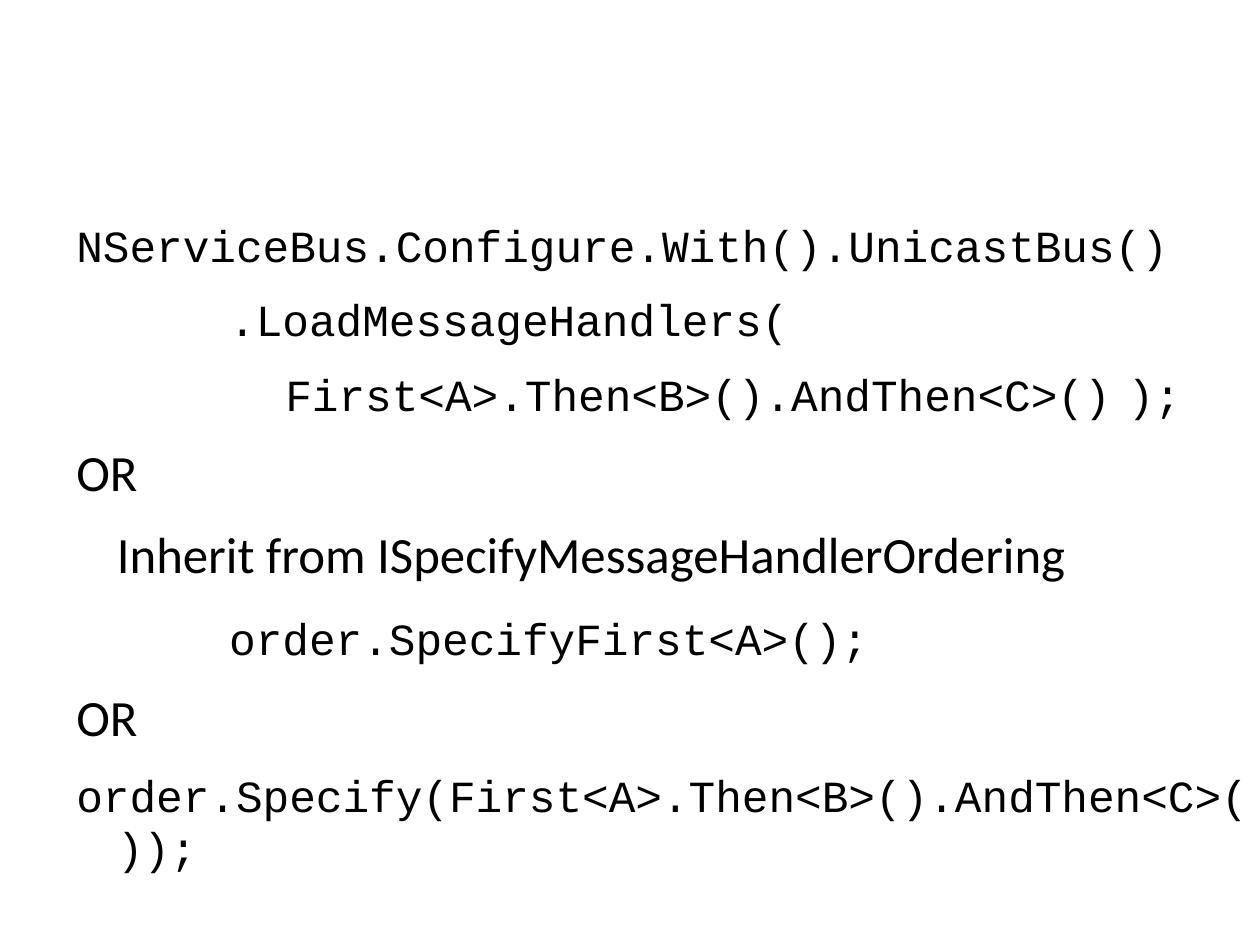
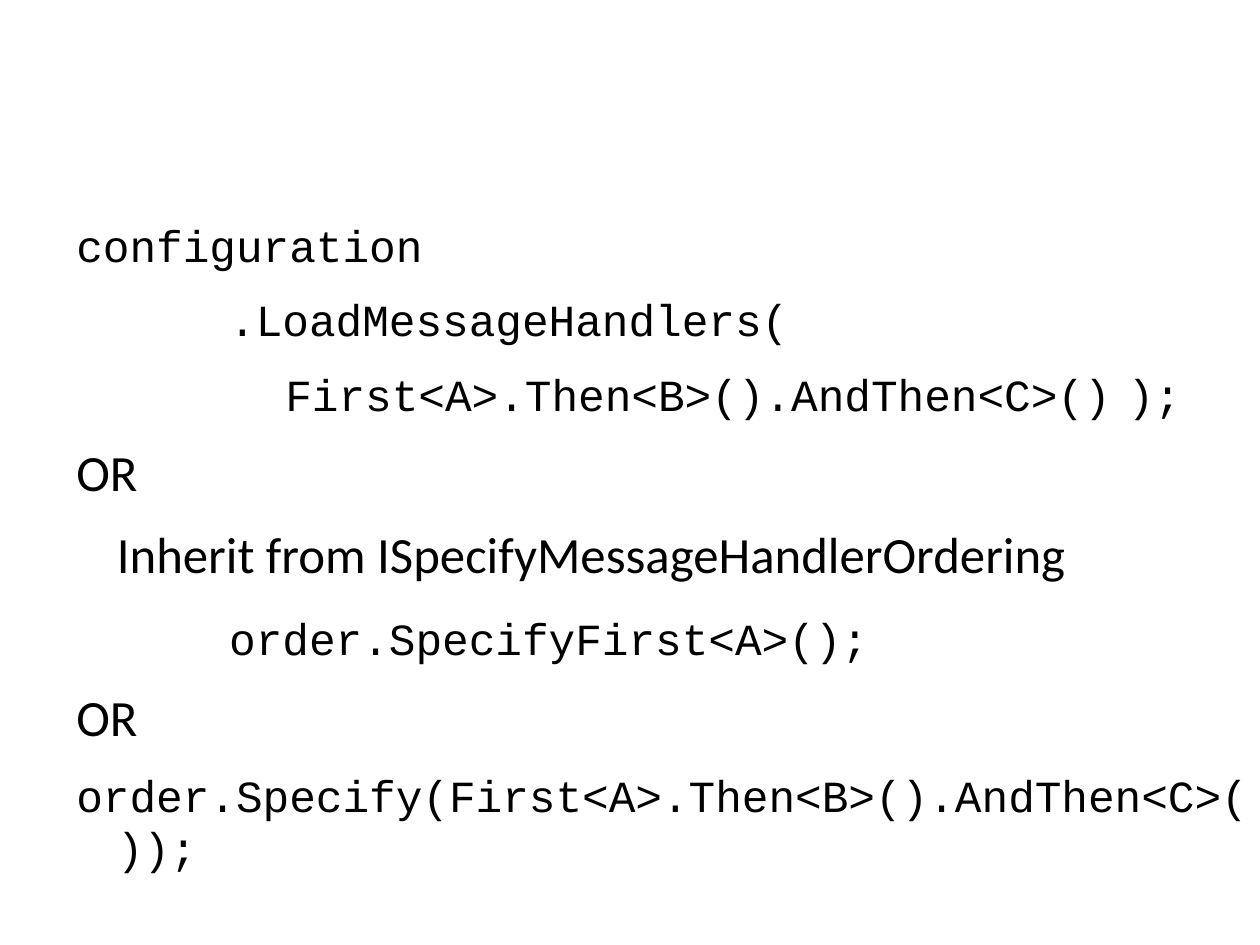
Before and after one commit to Particular/Course.Slides, a slide deck: slide 32 of EnterpriseDevelopmentWithNServiceBus.pptx. Drawn at 1260x945 pixels with LibreOffice and Linux fonts; fonts in the diff are those of the drawing; background and template pictures are left out. Boxes give left, top, right and bottom in pixels: in the first picture for what was removed or moved away, otherwise in the second. Text is boxed around its words. In the diff, an @@ line names an element or a change of style, - is before the commit and + after.

```diff
--- a/EnterpriseDevelopmentWithNServiceBus.pptx
+++ b/EnterpriseDevelopmentWithNServiceBus.pptx
@@ text at (x1=76, y1=230, x2=422, y2=272): text changed @@
-NServiceBus.Configure.With().UnicastBus()
+configuration
```
Also in this commit, not shown: 3 other slides changed, 1 other file.
